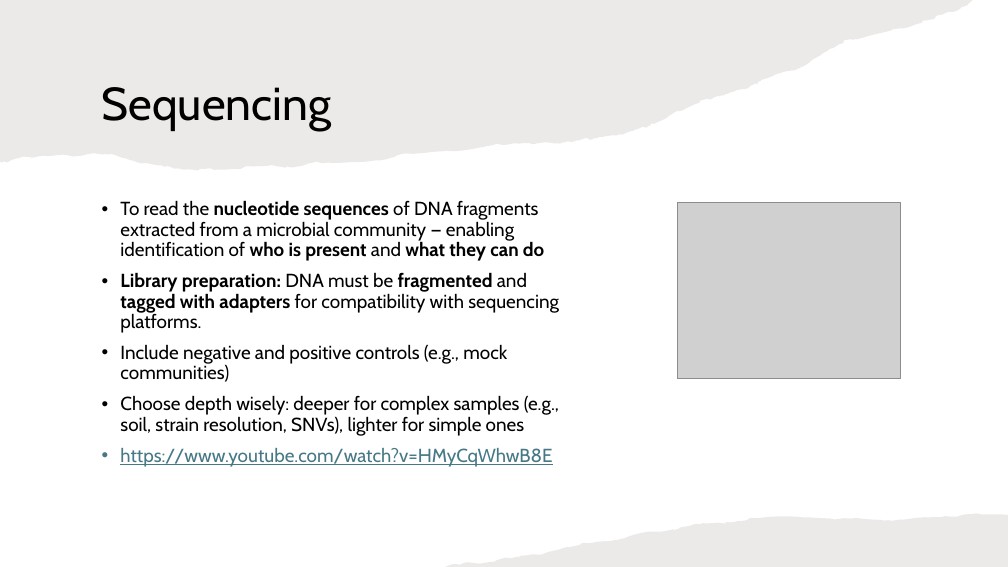
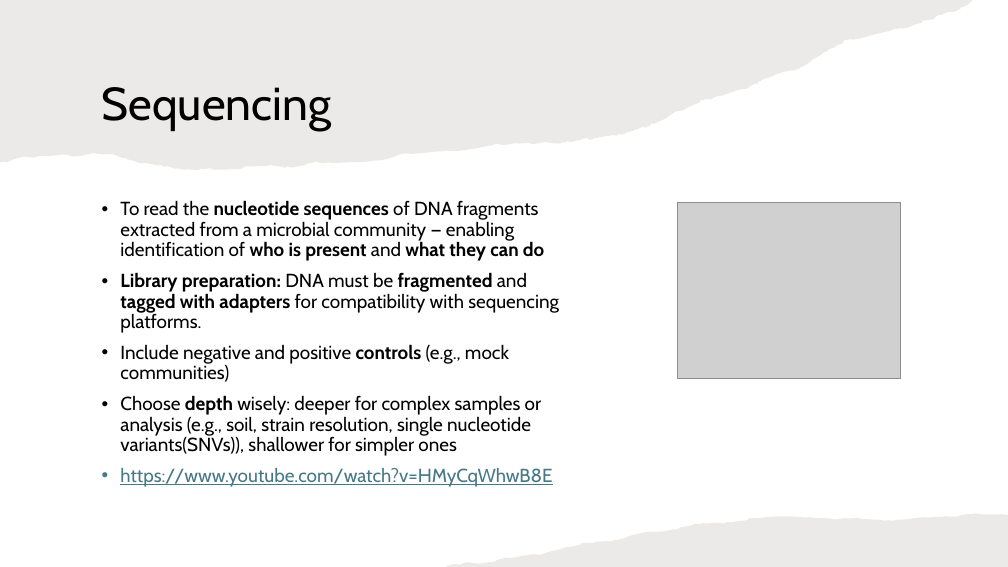
Before and after one commit to biosustain/dsp_metagenomics_training, a slide deck: slide 23 of course_contents/IntroMetagenomics.pptx (slide 19 before the commit). Drawn at 1008x567 pixels with LibreOffice and Linux fonts; fonts in the diff are those of the drawing; grey boxes stand for pictures. Boxes give left, top, right and bottom in pixels: in the first picture for what was removed or moved away, otherwise in the second. Text is boxed around its words. In the diff, an @@ line names an element or a change of style, - is before the commit and + after.

```diff
--- a/course_contents/IntroMetagenomics.pptx
+++ b/course_contents/IntroMetagenomics.pptx
@@ text at [120, 344, 509, 382]: bold on in "controls" @@
@@ text at [120, 395, 541, 456]: text changed @@
-• Choose depth wisely: deeper for complex samples (e.g., soil, strain resolution, SNVs), lighter for simple ones
+• Choose depth wisely: deeper for complex samples or analysis (e.g., soil, strain resolution, single nucleotide variants(SNVs)), shallower for simpler ones
```
Also in this commit, not shown: 20 other slides changed, 9 slides added, 1 slide removed, 1 other file.
